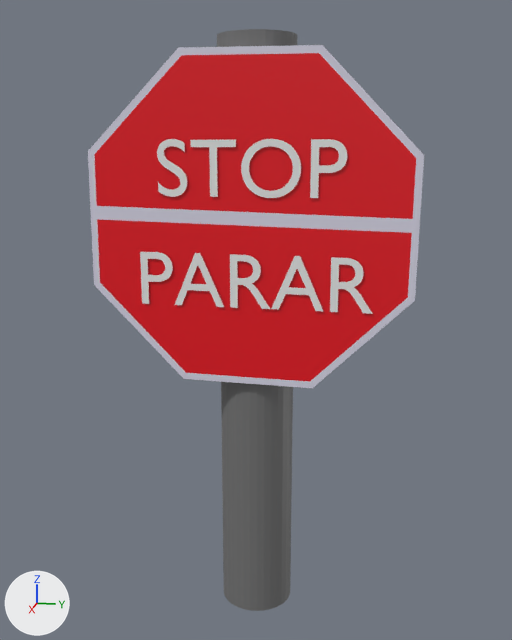
An edit to the FBX model Assets/Models/stop_sign_billingual.fbx, drawn before and after from the same camera.
Both versions are drawn from a 50 mm camera at (17.62, 4.26, 12.69) aimed at (-0.85, 0.57, 8.07). The lights are fixed; the arrows at lower left show +X, +Y and +Z. Where no turn or scale is listed for an object, it has been applied to the vertices.

The scene before the commit, as lines of its bpy script (objects in view):
```python
me_circle = bpy.data.meshes.new('Circle')
me_circle.from_pydata(...)  # 36 vertices, 28 faces; spans x -0.31..0.0, y -4.16..4.16, z -4.16..4.16
# faces by material slot: [25, 2, 1]
me_circle.materials.append(mat_material_001)  # white #d9d7e7
me_circle.materials.append(mat_material_002)  # red #e70016
me_circle.materials.append(mat_material_004)  # black #000000
me_cylinder = bpy.data.meshes.new('Cylinder')
me_cylinder.from_pydata(...)  # 96 vertices, 66 faces; spans x -1.0..1.0, y -1.0..1.0, z -1.5..14.1
me_cylinder.materials.append(mat_material_003)  # grey #727272
me_text_001 = bpy.data.meshes.new('Text.001')
me_text_001.from_pydata(...)  # 265 vertices, 266 faces; spans x 0.0, y 0.14..6.1, z 0.0..1.37
me_text_001.materials.append(mat_material_005)  # white #e7e7e7
ob_circle = bpy.data.objects.new('Circle', me_circle)
ob_circle.location = (0.34, 0.6, 10.8)
ob_cylinder = bpy.data.objects.new('Cylinder', me_cylinder)
ob_cylinder.location = (-0.83, 0.6, 1.24)
ob_text_001 = bpy.data.objects.new('Text.001', me_text_001)
ob_text_001.location = (0.39, -2.36, 8.68)
# also in view: 'Text' at (0.39, 0.66, 12.15)
```
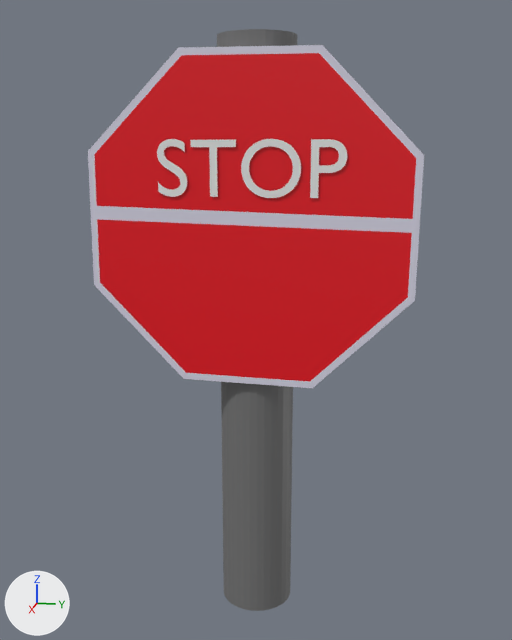
Edits to the scene script, one JSON object a line:
```json
{"op": "remove", "block": "ob_text_001", "code": ["ob_text_001 = bpy.data.objects.new('Text.001', me_text_001)", "ob_text_001.location = (0.39, -2.36, 8.68)"]}
```

What differs and where, as boxes [x1, y1, x2, y2] in the pictures (512 x 640 px):
```json
{"object": "Text.001", "change": "deleted", "before": [140, 252, 373, 314]}
```
